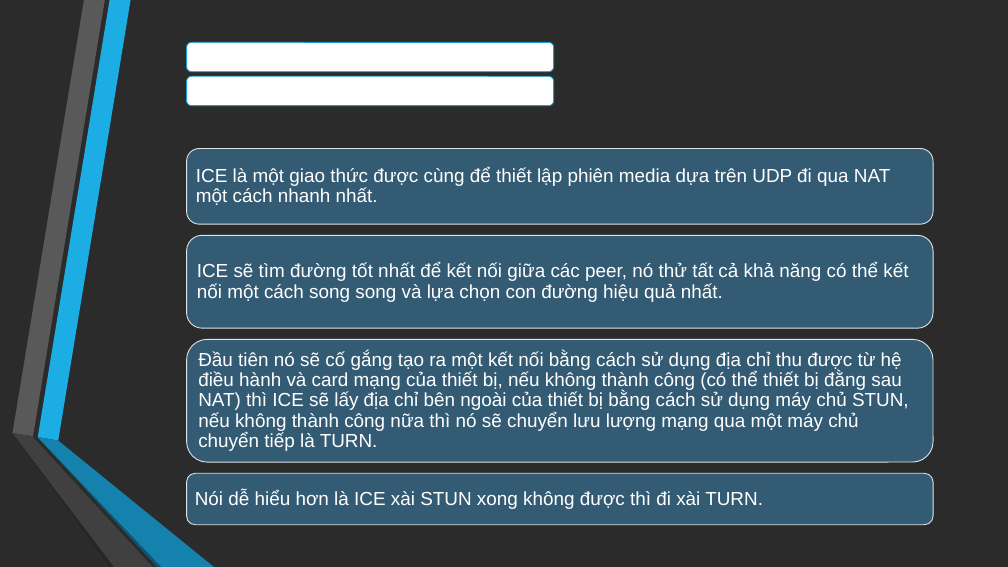
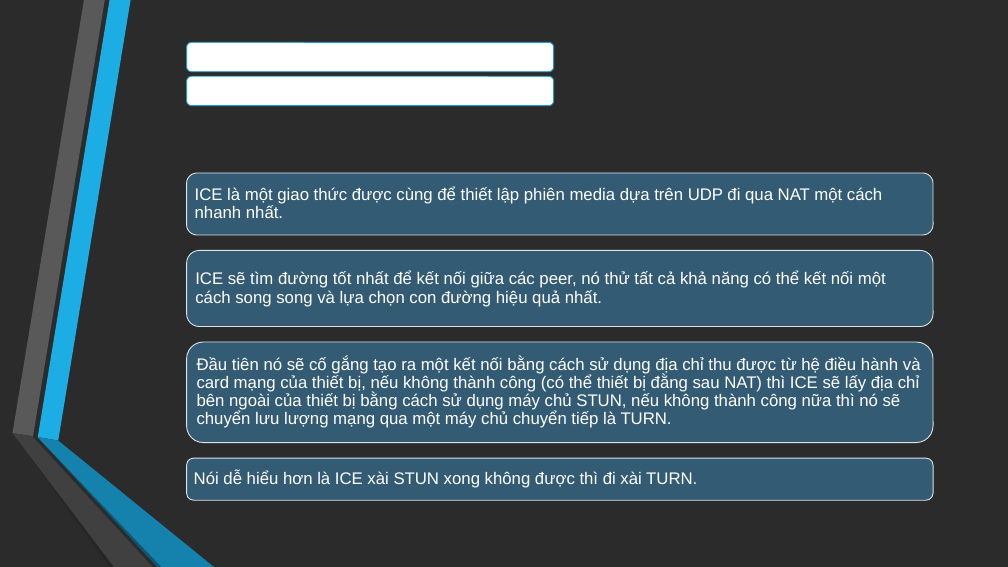
Before and after one commit to ducthangwru/MeReal, a slide deck: slide 11 of report/Slide_DoAnTotNghiep.pptx. Drawn at 1008x567 pixels with LibreOffice and Linux fonts; fonts in the diff are those of the drawing; background and template pictures are left out; a plain dark background stands for a picture behind light text. Boxes give left, top, right and bottom in pixels: in the first picture for what was removed or moved away, otherwise in the second. Text is boxed around its words. In the diff, an @@ line names an element or a change of style, - is before the commit and + after.

```diff
--- a/report/Slide_DoAnTotNghiep.pptx
+++ b/report/Slide_DoAnTotNghiep.pptx
@@ rounded rectangle: place and size @@
-rounded rectangle at [187, 148, 933, 224]
+rounded rectangle at [187, 173, 933, 235]
@@ text "ICE là một giao thức ...": place and size @@
-text "ICE là một giao thức ..." at [196, 167, 890, 205]
+text "ICE là một giao thức ..." at [195, 186, 882, 218]
@@ rounded rectangle: place and size @@
-rounded rectangle at [187, 235, 933, 328]
+rounded rectangle at [187, 250, 933, 327]
@@ text "ICE sẽ tìm đường tốt ...": place and size @@
-text "ICE sẽ tìm đường tốt ..." at [197, 263, 908, 302]
+text "ICE sẽ tìm đường tốt ..." at [195, 271, 886, 307]
@@ rounded rectangle: place and size @@
-rounded rectangle at [187, 340, 933, 462]
+rounded rectangle at [187, 342, 933, 442]
@@ rounded rectangle: place and size @@
-rounded rectangle at [187, 473, 933, 525]
+rounded rectangle at [187, 458, 933, 501]
@@ size 18 to 16 pt in 4 elements at [195, 271, 886, 307], [197, 356, 921, 428], [195, 186, 882, 218], [194, 470, 697, 488] @@
@@ text "Nói dễ hiểu hơn là ...": place and size @@
-text "Nói dễ hiểu hơn là ..." at [195, 490, 763, 509]
+text "Nói dễ hiểu hơn là ..." at [194, 470, 697, 488]
```
Also in this commit, not shown: 10 other slides changed, 1 slide added, 3 slides removed.
